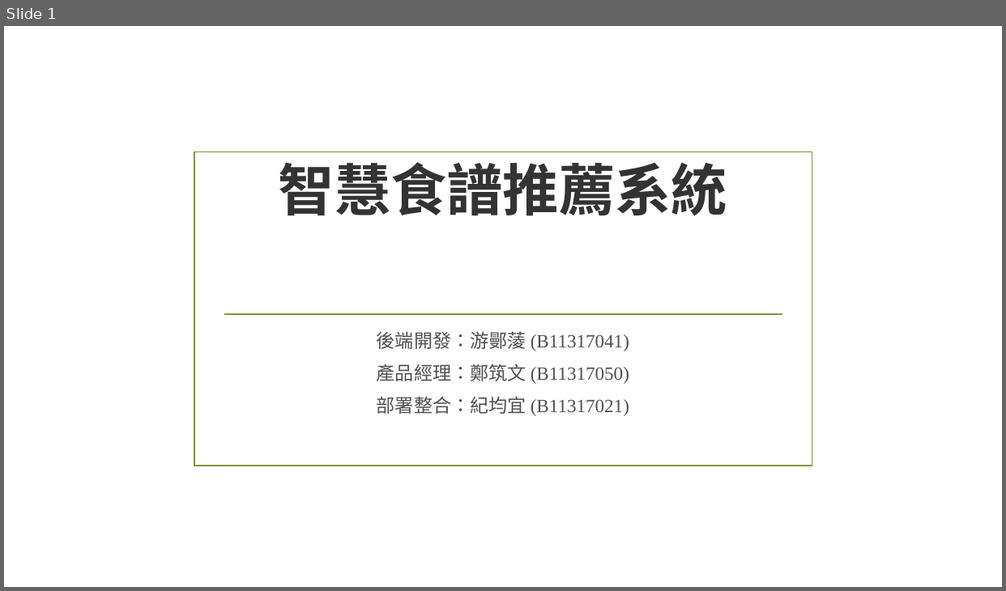
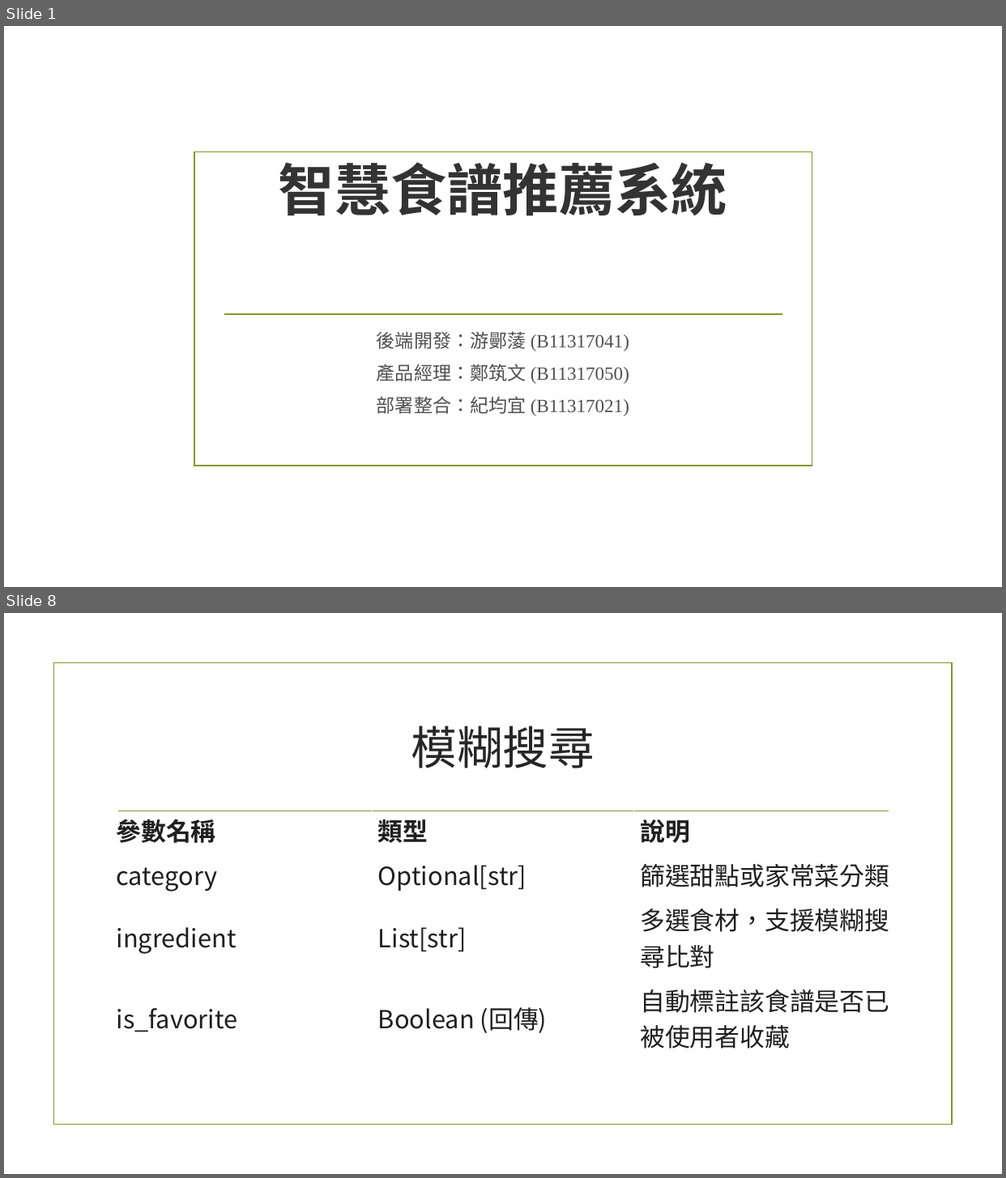
Before and after one commit to megan950628-tech/Final_report_recipe1, a slide deck: 智慧食譜推薦系統：後端架構.pptx. Shown one above the other, each under a label of ours: slide 1 before the commit, slides 1 and 8 after it; the slides between them are not shown. The pictures are 1006x591 and 1006x1178 pixels, drawn with LibreOffice and Linux fonts; fonts in the diff are those of the drawing; background and template pictures are left out. Boxes give left, top, right and bottom in pixels: in the first picture for what was removed or moved away, otherwise in the second. Text is boxed around its words. In the diff, an @@ line names an element or a change of style, - is before the commit and + after.

```diff
--- a/智慧食譜推薦系統：後端架構.pptx
+++ b/智慧食譜推薦系統：後端架構.pptx
@@ slide 8 added at box(4, 613, 1002, 1174), background picture (left out) @@
@@ rectangle added at box(53, 663, 952, 1125), outline #83992A 1.25 pt @@
@@ title added at box(411, 726, 594, 769), 44 pt, text #262626 @@
+模糊搜尋
@@ table added at box(110, 808, 897, 1052), 4 rows, 3 columns @@
+參數名稱 | 類型 | 說明
+category | Optional[str] | 篩選甜點或家常菜分類
+ingredient | List[str] | 多選食材，支援模糊搜尋比對
+is_favorite | Boolean (回傳) | 自動標註該食譜是否已被使用者收藏
@@ line added from (118, 811) to (889, 811), #83992A 1.25 pt @@
```
Also in this commit, not shown: 5 slides changed, 6 other slides added.
